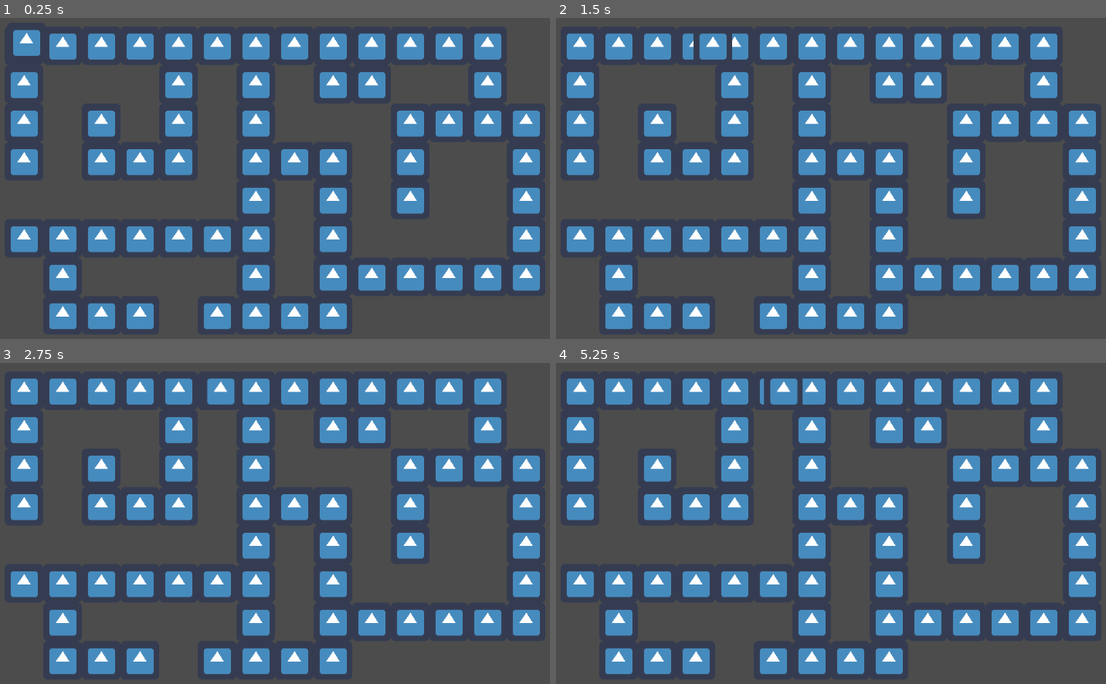
Above: before the commit, frames 1-4 (two rows, left to right).
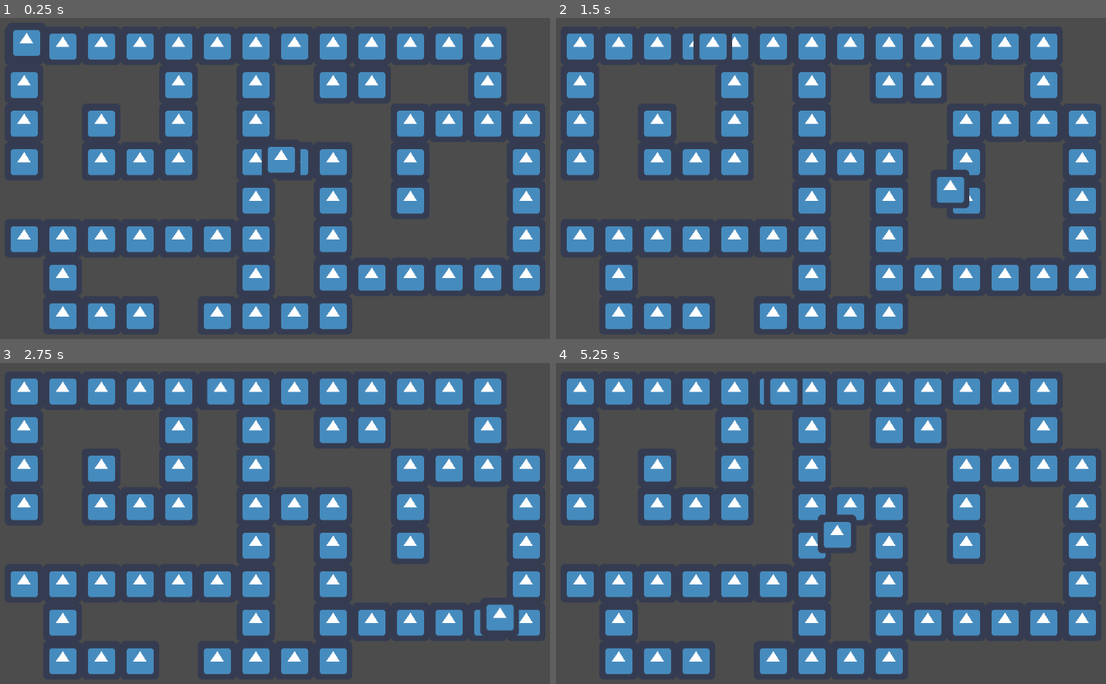
Above: after the commit, the same moments.

Repository: Omivel/LudemDare46
Game: Godot game, scene res://Levels/TestLevel.tscn
The game is run twice, just before and just after one commit, with the same random seed, the same clock (stepped at 60 frames per second) and the same inputs. The engine's default icon, where the game draws it, is replaced by a stand-in: a white triangle on a blue panel in a dark square.
Inputs (mouse positions are in pixels of both pictures, inside the frame that each line leads up to):
- Up to frame 1 (0.25 s): no input
- Up to frame 2 (1.5 s): tap Enter at 0.5 s; move the mouse to (968, 149) at 0.52 s; press the mouse at (968, 149) at 0.53 s; hold Right (ui_right) 0.53-1.28 s; move the mouse to (710, 188) at 1.27 s; release the mouse at (710, 188) at 1.28 s; hold Down (ui_down) from 1.28 s (still down); click (710, 188) at 1.35 s
- Up to frame 3 (2.75 s): move the mouse to (335, 433) at 2.02 s; release Down (ui_down) at 2.03 s; press the mouse at (335, 433) at 2.03 s; hold Right (ui_right) from 2.03 s (still down)
- Up to frame 4 (5.25 s): move the mouse to (798, 584) at 2.77 s; release Right (ui_right) at 2.78 s; release the mouse at (798, 584) at 2.78 s; hold Up (ui_up) 2.78-3.53 s; click (798, 584) at 2.85 s; move the mouse to (1018, 568) at 3.52 s; press the mouse at (1018, 568) at 3.53 s; hold Left (ui_left) 3.53-5.03 s; move the mouse to (644, 459) at 4.27 s; release the mouse at (644, 459) at 4.28 s; click (644, 459) at 4.35 s; move the mouse to (864, 513) at 5.02 s; press the mouse at (864, 513) at 5.03 s; hold Down (ui_down) from 5.03 s (still down)

The runs differ from the first frame. In frame 1, 0.4% of the frame differs, in the area x 47-55%, y 40-50%; in frame 2, 0.5%; in frame 3, 0.5%; in frame 4, 0.6%, in the area x 47-55%, y 47-60%.

Commit message:
Player Controller

Diff:
--- a/game/Levels/TestLevel.tscn
+++ b/game/Levels/TestLevel.tscn
@@ -1,8 +1,9 @@
-[gd_scene load_steps=4 format=2]
+[gd_scene load_steps=5 format=2]
 
 [ext_resource path="res://Scenes/TestTileset/TestTileset.tscn" type="PackedScene" id=1]
 [ext_resource path="res://Levels/TestLevel.gd" type="Script" id=2]
 [ext_resource path="res://Scenes/Monster/Monster.tscn" type="PackedScene" id=3]
+[ext_resource path="res://Scenes/Player/Player.tscn" type="PackedScene" id=4]
 
 [node name="TestLevel" type="Node2D"]
 script = ExtResource( 2 )
@@ -13,3 +14,7 @@
 [node name="Monster" parent="." instance=ExtResource( 3 )]
 position = Vector2( 100, 90 )
 speed = 250.0
+
+[node name="KinematicBody2D" parent="." instance=ExtResource( 4 )]
+position = Vector2( 522, 284 )
+[connection signal="input_event" from="KinematicBody2D" to="Monster" method="_on_KinematicBody2D_input_event"]
--- /dev/null
+++ b/game/Scenes/Player/Player.gd
@@ -0,0 +1,30 @@
+extends KinematicBody2D
+
+var direction := Vector2(0,0)
+
+export var speed : float = 250
+# Called when the node enters the scene tree for the first time.
+func _ready():
+	pass # Replace with function body.
+
+
+func _physics_process(delta):
+	move_and_slide(direction*speed, Vector2(0,0))
+
+func _input(event):
+	if event.is_action_pressed("ui_up"):
+		direction += Vector2(0, -1)
+	elif event.is_action_released("ui_up"):
+		direction += Vector2(0, 1)
+	if event.is_action_pressed("ui_down"):
+		direction += Vector2(0, 1)
+	elif event.is_action_released("ui_down"):
+		direction += Vector2(0, -1)
+	if event.is_action_pressed("ui_right"):
+		direction += Vector2(1, 0)
+	elif event.is_action_released("ui_right"):
+		direction += Vector2(-1, 0)
+	if event.is_action_pressed("ui_left"):
+		direction += Vector2(-1, 0)
+	elif event.is_action_released("ui_left"):
+		direction += Vector2(1, 0)
--- /dev/null
+++ b/game/Scenes/Player/Player.tscn
@@ -0,0 +1,15 @@
+[gd_scene load_steps=4 format=2]
+
+[ext_resource path="res://icon.png" type="Texture" id=1]
+[ext_resource path="res://Scenes/Player/Player.gd" type="Script" id=2]
+
+[sub_resource type="CircleShape2D" id=1]
+
+[node name="KinematicBody2D" type="KinematicBody2D"]
+script = ExtResource( 2 )
+
+[node name="CollisionShape2D" type="CollisionShape2D" parent="."]
+shape = SubResource( 1 )
+
+[node name="Sprite" type="Sprite" parent="."]
+texture = ExtResource( 1 )
--- a/game/project.godot
+++ b/game/project.godot
@@ -26,6 +26,34 @@
 
 [input]
 
+ui_left={
+"deadzone": 0.5,
+"events": [ Object(InputEventKey,"resource_local_to_scene":false,"resource_name":"","device":0,"alt":false,"shift":false,"control":false,"meta":false,"command":false,"pressed":false,"scancode":16777231,"unicode":0,"echo":false,"script":null)
+, Object(InputEventJoypadButton,"resource_local_to_scene":false,"resource_name":"","device":0,"button_index":14,"pressure":0.0,"pressed":false,"script":null)
+, Object(InputEventKey,"resource_local_to_scene":false,"resource_name":"","device":0,"alt":false,"shift":false,"control":false,"meta":false,"command":false,"pressed":false,"scancode":65,"unicode":0,"echo":false,"script":null)
+ ]
+}
+ui_right={
+"deadzone": 0.5,
+"events": [ Object(InputEventKey,"resource_local_to_scene":false,"resource_name":"","device":0,"alt":false,"shift":false,"control":false,"meta":false,"command":false,"pressed":false,"scancode":16777233,"unicode":0,"echo":false,"script":null)
+, Object(InputEventJoypadButton,"resource_local_to_scene":false,"resource_name":"","device":0,"button_index":15,"pressure":0.0,"pressed":false,"script":null)
+, Object(InputEventKey,"resource_local_to_scene":false,"resource_name":"","device":0,"alt":false,"shift":false,"control":false,"meta":false,"command":false,"pressed":false,"scancode":68,"unicode":0,"echo":false,"script":null)
+ ]
+}
+ui_up={
+"deadzone": 0.5,
+"events": [ Object(InputEventKey,"resource_local_to_scene":false,"resource_name":"","device":0,"alt":false,"shift":false,"control":false,"meta":false,"command":false,"pressed":false,"scancode":16777232,"unicode":0,"echo":false,"script":null)
+, Object(InputEventJoypadButton,"resource_local_to_scene":false,"resource_name":"","device":0,"button_index":12,"pressure":0.0,"pressed":false,"script":null)
+, Object(InputEventKey,"resource_local_to_scene":false,"resource_name":"","device":0,"alt":false,"shift":false,"control":false,"meta":false,"command":false,"pressed":false,"scancode":87,"unicode":0,"echo":false,"script":null)
+ ]
+}
+ui_down={
+"deadzone": 0.5,
+"events": [ Object(InputEventKey,"resource_local_to_scene":false,"resource_name":"","device":0,"alt":false,"shift":false,"control":false,"meta":false,"command":false,"pressed":false,"scancode":16777234,"unicode":0,"echo":false,"script":null)
+, Object(InputEventJoypadButton,"resource_local_to_scene":false,"resource_name":"","device":0,"button_index":13,"pressure":0.0,"pressed":false,"script":null)
+, Object(InputEventKey,"resource_local_to_scene":false,"resource_name":"","device":0,"alt":false,"shift":false,"control":false,"meta":false,"command":false,"pressed":false,"scancode":83,"unicode":0,"echo":false,"script":null)
+ ]
+}
 Left_click={
 "deadzone": 0.5,
 "events": [ Object(InputEventMouseButton,"resource_local_to_scene":false,"resource_name":"","device":0,"alt":false,"shi …(212 unchanged characters)…
